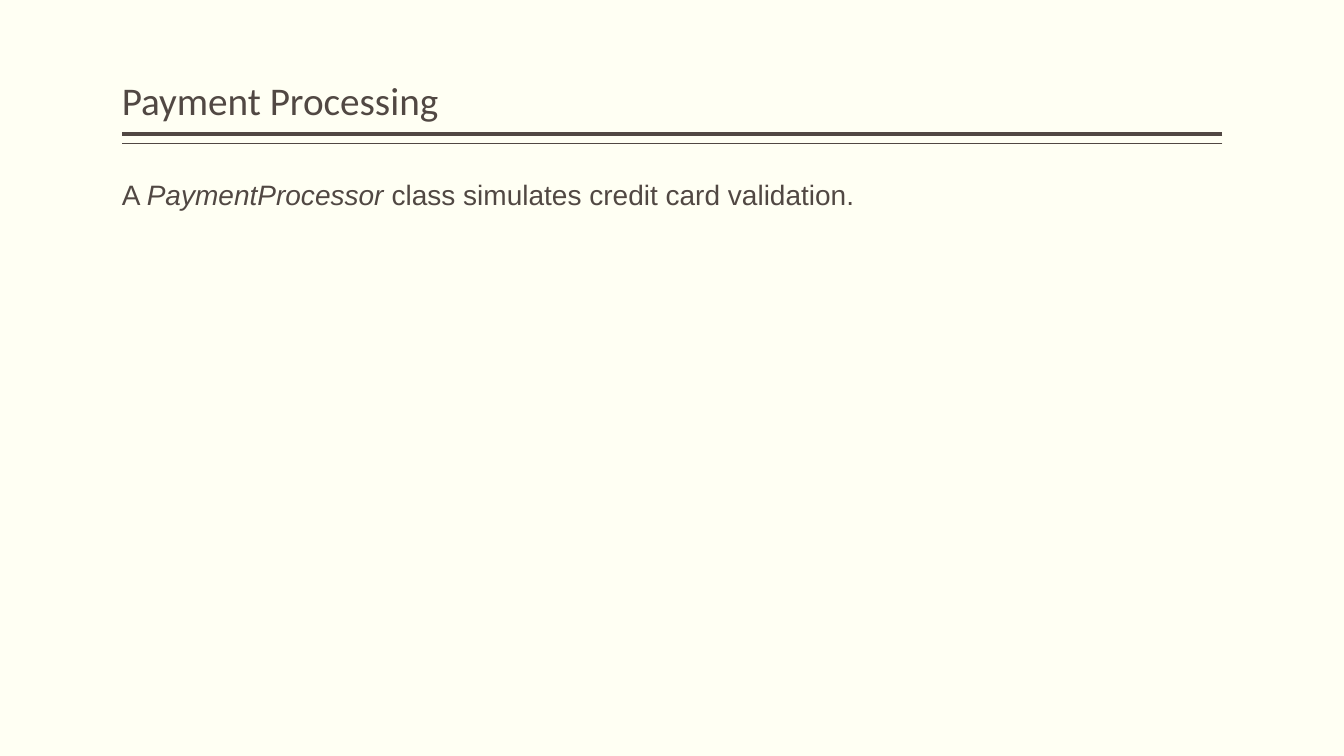
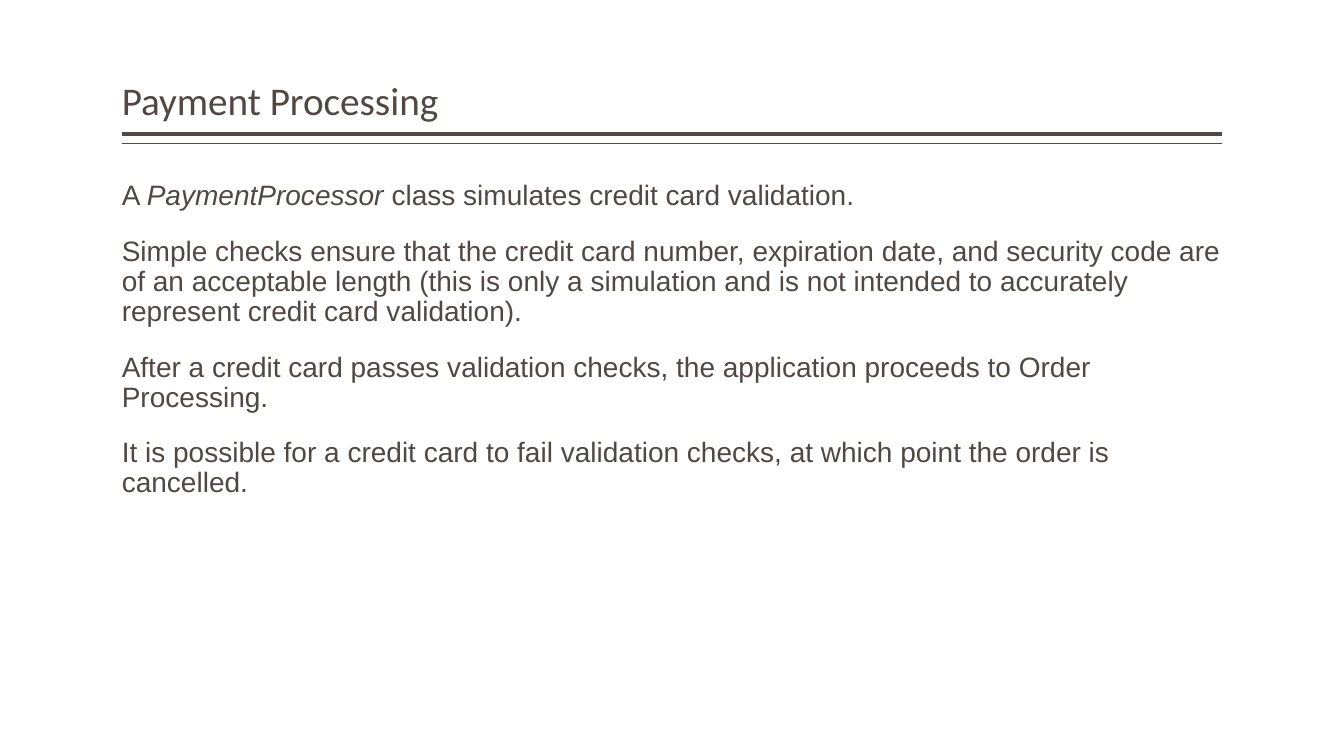
Before and after one commit to StateControlled/SE450_Final_Project, a slide deck: slide 8 of Final Project.pptx (slide 7 before the commit). Drawn at 1344x756 pixels with LibreOffice and Linux fonts; fonts in the diff are those of the drawing. Boxes give left, top, right and bottom in pixels: in the first picture for what was removed or moved away, otherwise in the second. Text is boxed around its words. In the diff, an @@ line names an element or a change of style, - is before the commit and + after.

```diff
--- a/Final Project.pptx
+++ b/Final Project.pptx
@@ background #FFFFF3 to #FFFFFF @@
@@ text at bbox=[122, 240, 1219, 493]: paragraphs added @@
+Simple checks ensure that the credit card number, expiration date, and security code are of an acceptable length (this is only a simulation and is not intended to accurately represent credit card validation).
+After a credit card passes validation checks, the application proceeds to Order Processing.
+It is possible for a credit card to fail validation checks, at which point the order is cancelled.
```
Also in this commit, not shown: 10 other slides changed, 4 slides added, 6 slides removed, 11 other files.
